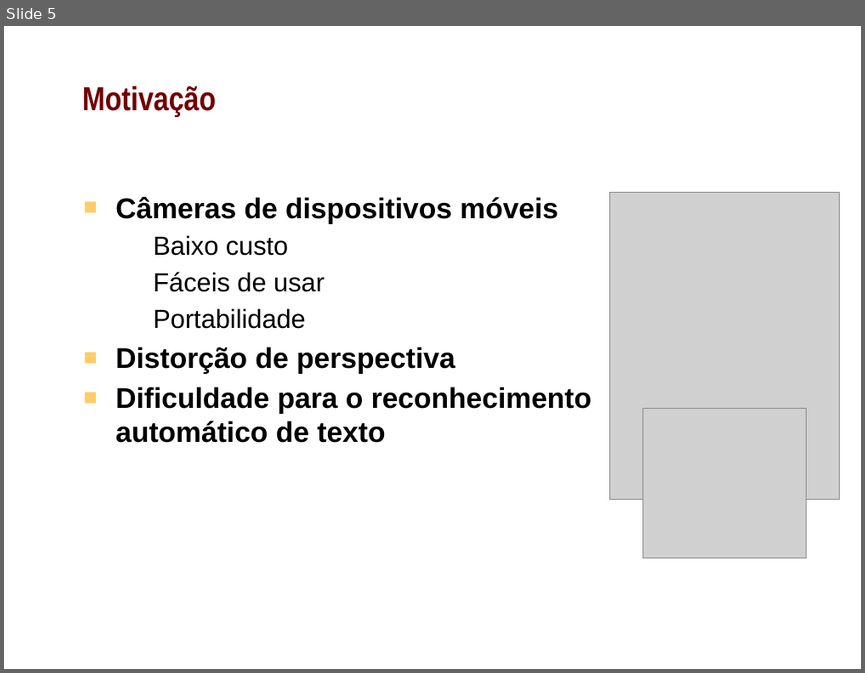
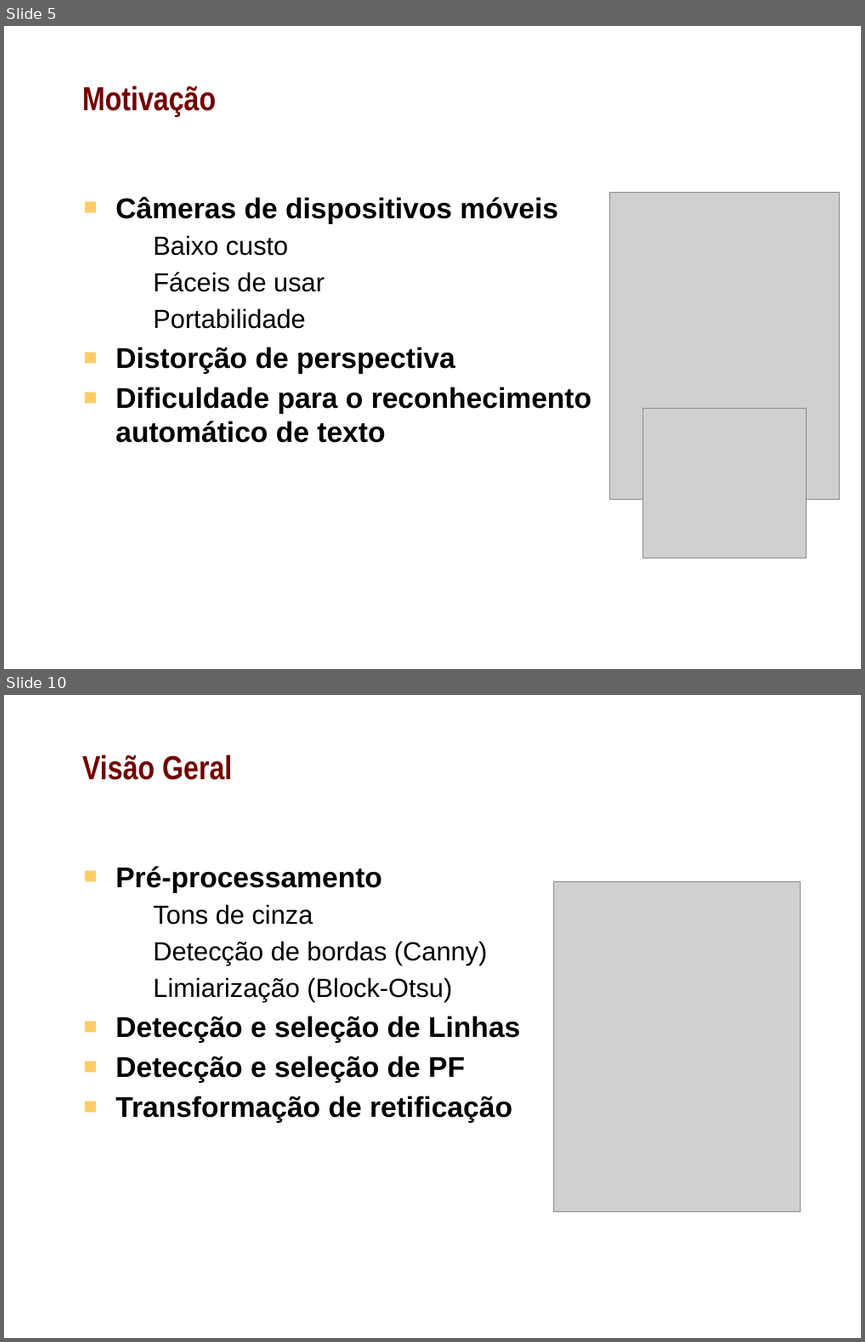
Before and after one commit to shannonyu/perspective-rectification, a slide deck: doc/pres.pptx. Shown one above the other, each under a label of ours: slide 5 before the commit, slides 5 and 10 after it; the slides between them are not shown. The pictures are 865x673 and 865x1342 pixels, drawn with LibreOffice and Linux fonts; fonts in the diff are those of the drawing; grey boxes stand for pictures; background and template pictures are left out. Boxes give left, top, right and bottom in pixels: in the first picture for what was removed or moved away, otherwise in the second. Text is boxed around its words. In the diff, an @@ line names an element or a change of style, - is before the commit and + after.

```diff
--- a/doc/pres.pptx
+++ b/doc/pres.pptx
@@ slide 10 added at bbox=[4, 695, 861, 1338], background picture (left out) @@
@@ title added at bbox=[82, 755, 232, 780], 28 pt, text #720000, bold @@
+Visão Geral
@@ text added at bbox=[115, 866, 520, 1123], 24 pt, text #000000, bold @@
+■ Pré-processamento
+  – Tons de cinza
+  – Detecção de bordas (Canny)
+  – Limiarização (Block-Otsu)
+■ Detecção e seleção de Linhas
+■ Detecção e seleção de PF
+■ Transformação de retificação
@@ picture added at bbox=[554, 882, 800, 1212] @@
```
Also in this commit, not shown: 2 slides changed, 10 other slides added, 2 slides removed.
